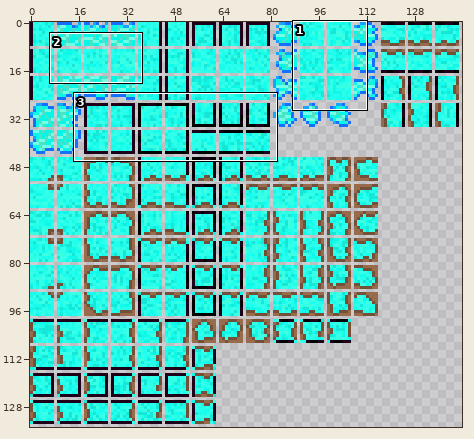
A sprite sheet gets an edit: AssetsRaw/Textures/Tiles/DioliteOre.png. The picture above shows the old version from afar; the outline marks the close-up.
Close-up. The starting point:
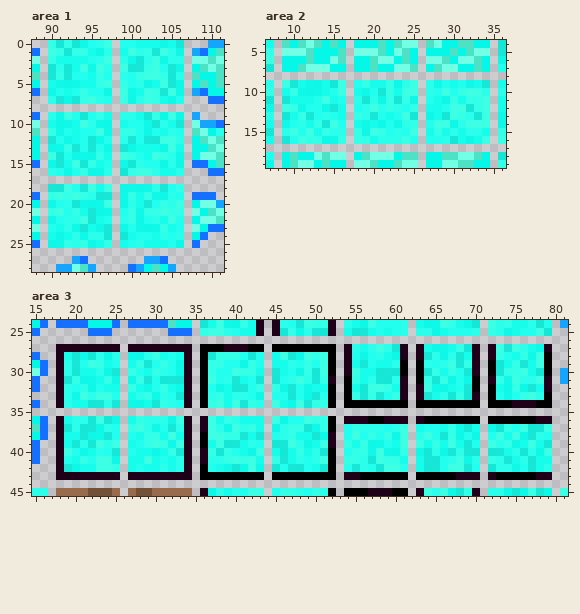
The file is 144x135 pixels. Shown: area 1: x 88..111, y 0..28; area 2: x 7..36, y 4..19; area 3: x 15..81, y 24..45.
Once edited:
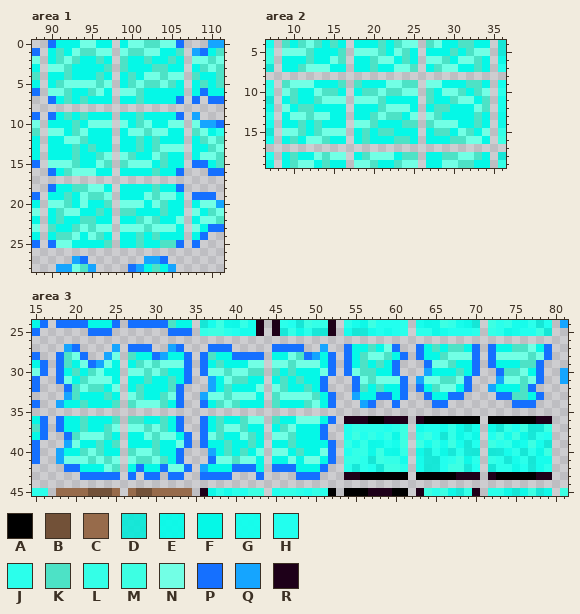
Palette (. is transparent): A #000000  B #725138  C #976b4b  D #00ebd9e1  E #00fdeaeb  F #05f8e7  G #10ffedf5  H #22ffee  J #2bffeb  K #4de2c6  L #34ffe7  M #3dffe3  N #72ffe5  P #1570ff  Q #15a5ff  R #1e0019
Difference:
Changed rows in their new state; - is an unchanged pixel.
Area 1:
first column x 90:
 0 PFFFNNFF-FNNKKNNP--
 1 FKFNKKNN-NKKNNFFK--
 2 FKNKFFKF-KFFKFFKF--
 3 NNKFFFFK-KFFFKKFF--
 4 FFKFFFKF-FKFNNKNN--
 5 FKNNNNKN-FKNKKNKF--
 6 NNKFFKNF-NNKFFFFF-F
 7 PFKFKFFF-FFKFFFFP-P
 9 PFKFKFFF-FFKFFFFP--
10 FFFKFNNN-NFKNFFNN--
11 NNFKNFFF-FNNKNNFF--
12 FFNNKFFF-FFKFKFFF--
13 FFFKFKFF-FFKFKNNN--
14 FFFKFFKN-NKFFNKFF--
15 NNNKFFNK-KNNNFKFF--
16 PFKNNNFF-FFFFKFFP--
18 PFFKKNNF-FFFFKFFP--
19 FFKFNKKN-FFFNKNNF--
20 NNKFNFFK-NNNFNKFF--
21 FKNNFFKF-KKFFFKFF--
22 FKFFKKFF-FFKNKFFN--
23 KFFKNKNN-NNNKNNNF--
24 FKKNFNKF-FFKFKFFF--
25 PNNFFFFK-FFKFFKKP--
Area 2:
first column x 9:
 9 KNNNFFFK-KFFFNNKK-NNFFFKKF
10 NKFFNKKF-FKKNKKNN-KFNNKFKN
11 FKFFKNNN-NNNKFFFF-KFFKNNFK
12 NFKKFFFF-FFFKNNNF-FKKFFFNK
13 FNNKNNFF-FFKNKKFN-NKFFFFKF
14 FFKFKFFF-NNKFFFKK-KNNNFFKF
15 NNKFKNNN-FKFKKFFF-FKKFNKFN
16 FKFNNKFF-FKFFFKKF-FFFKKNNF
Area 3:
first column x 18:
27 .QP....Q-PPP..QP.-.PPP....-PPPP..Q.-PFFKFNP.-PFKFKKFP-PFFKKNFP
28 PKNP..QN-KFFPQFFP-PKFFPPPP-FFNKPQFP-PFKNNKFP-PFFKNNNP-PNNNNKNP
29 PKFNPQNF-FKNKNNNP-PFKFFFNN-NNKNNNFP-PFKFKFP.-.PNNKFFP-PFFFKKP.
30 PFKFKNFF-NNKNKFFP-PNNKNNKK-KFKFFFNP-PNKKFFP.-.QFFFKFP-.PKKNFP.
31 PNFKNNNF-FFKFFKFP-.QFNKKFF-FKFKFFP.-.PNKNNNP-QNNKKNP.-.QNNKNP.
32 .PKNKKFN-FKFFFKP.-.QFKFFFN-NKFFKFP.-.PKFKFFP-PFKNNFP.-QFFFKP..
33 .QKFFFKF-NKFFKNP.-QNNKNNNF-KNNNNKFP-.QFFPPFP-.PFFPP..-.PPKKFP.
34 QFFKFFFK-KNNNKFP.-PFKNKFFF-KFFFKNFP-..QP..P.-..PP....-...PPP..
36 PFFKFFFK-KKFFKFP.-PFKFFKNN-KFFNNNFP---------------------------
37 PFFKFFKN-NNKNKFP.-PFKNNKFF-FKNFFFP.---------------------------
38 .PKNNNKF-FFNKNNFP-PNKFFNKF-NNKFFFP.---------------------------
39 .QNFFKFK-FFFKFFNP-PFFKFFKF-FFKFFFFP---------------------------
40 QFFKNKFF-KNNKFFP.-.QFKFKFN-NNFKFFNP---------------------------
41 QNNNKNKN-NKKNKFP.-.PNNKNNF-FFNFNNFP---------------------------
42 .PPFFFNK-FPFFPNNP-QFFFPPPF-PPPFFFP.---------------------------
43 ...PPPPP-P.PP.PP.-PPPP...P-...PPP..---------------------------
Boxes around the changes in both close-ups, in picture pixels (x1, y1, x2, y2):
changed: (48, 40, 200, 248)
changed: (282, 80, 490, 144)
changed: (56, 344, 552, 480)
